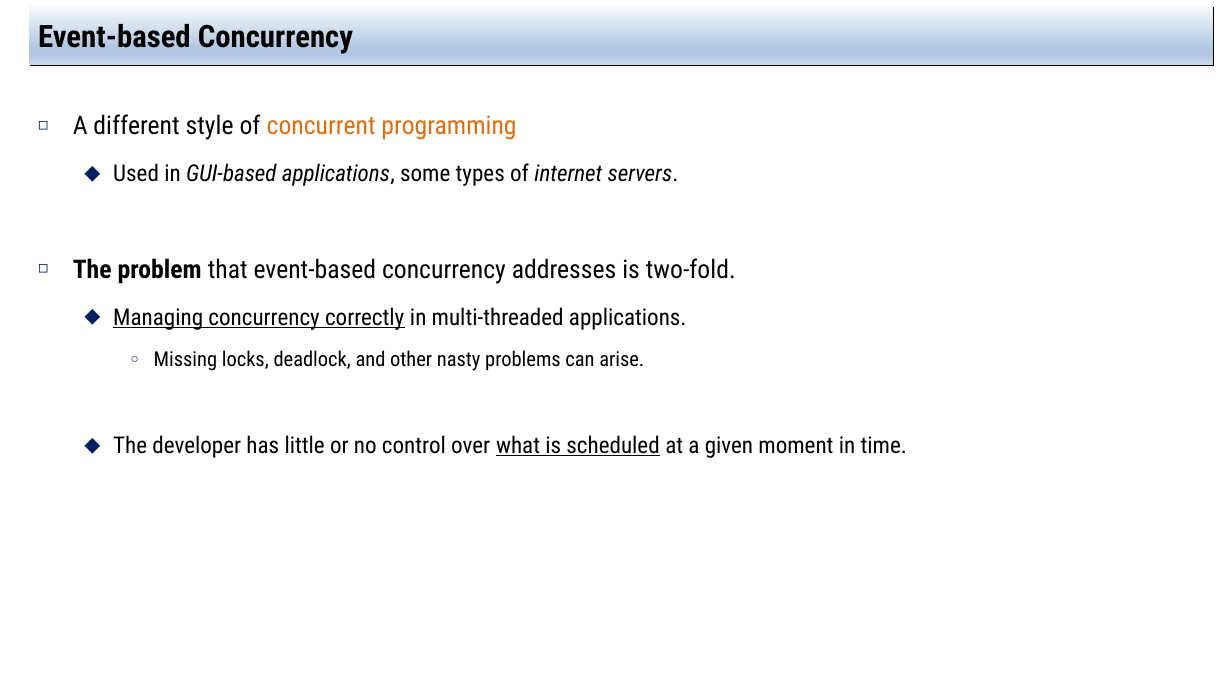
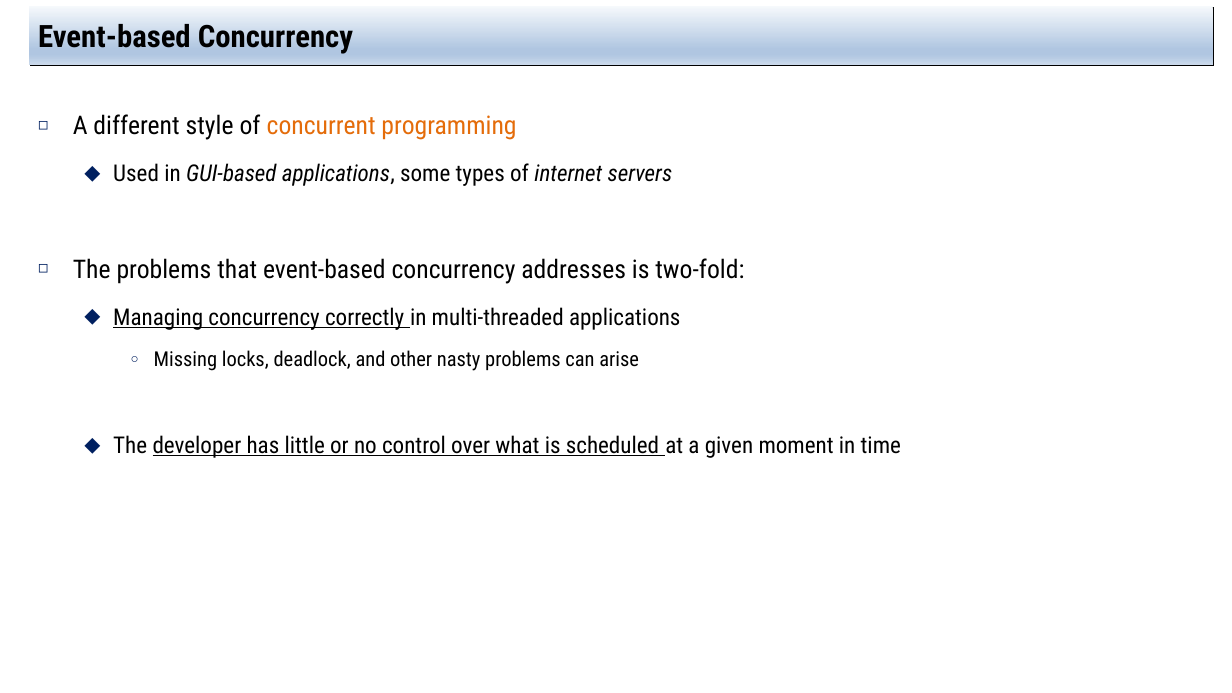
Before and after one commit to jachermocilla/extra-course-materials, a slide deck: slide 5 of cmsc125/ostep/slides/02.Concurrency/33.Event-based_Concurrency(Advanced).pptx. Drawn at 1232x693 pixels with LibreOffice and Linux fonts; fonts in the diff are those of the drawing. Boxes give left, top, right and bottom in pixels: in the first picture for what was removed or moved away, otherwise in the second. Text is boxed around its words. In the diff, an @@ line names an element or a change of style, - is before the commit and + after.

```diff
--- a/cmsc125/ostep/slides/02.Concurrency/33.Event-based_Concurrency(Advanced).pptx
+++ b/cmsc125/ostep/slides/02.Concurrency/33.Event-based_Concurrency(Advanced).pptx
@@ text at [73, 163, 901, 458]: text changed @@
-  ⬥ Used in GUI-based applications, some types of internet servers.
-◻ The problem that event-based concurrency addresses is two-fold.
-  ⬥ Managing concurrency correctly in multi-threaded applications.
-    ○ Missing locks, deadlock, and other nasty problems can arise.
-  ⬥ The developer has little or no control over what is scheduled at a given moment in time.
+  ⬥ Used in GUI-based applications, some types of internet servers
+◻ The problems that event-based concurrency addresses is two-fold:
+  ⬥ Managing concurrency correctly in multi-threaded applications
+    ○ Missing locks, deadlock, and other nasty problems can arise
+  ⬥ The developer has little or no control over what is scheduled at a given moment in time
```
Also in this commit, not shown: 12 other slides changed, 2 other files.
